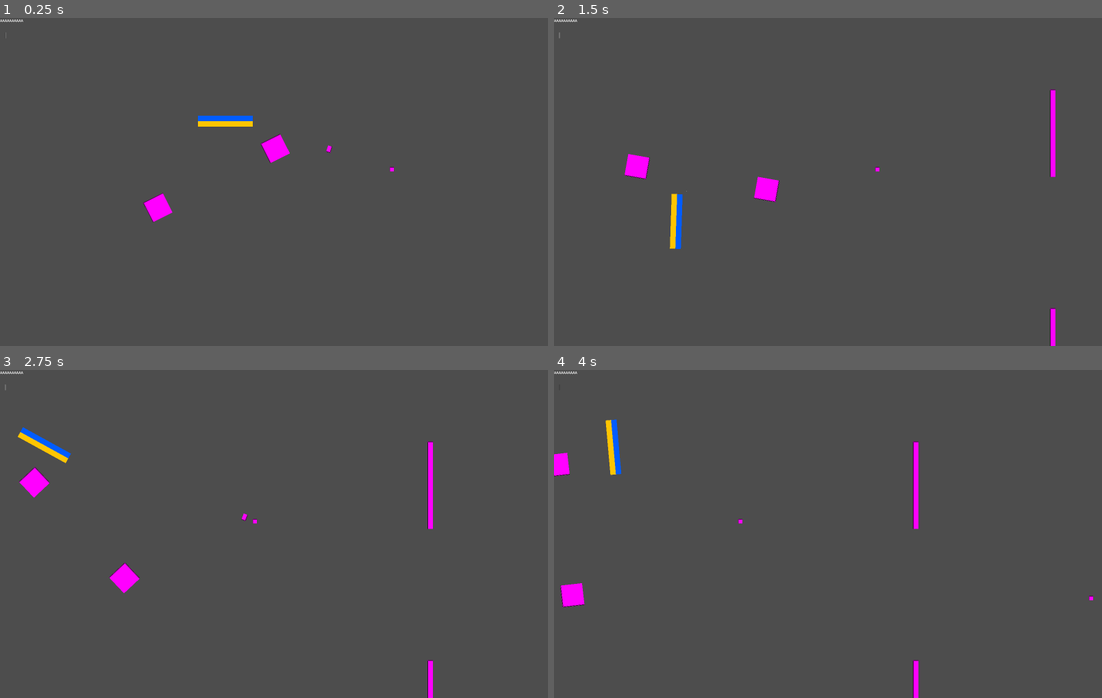
Above: before the commit, frames 1-4 (two rows, left to right).
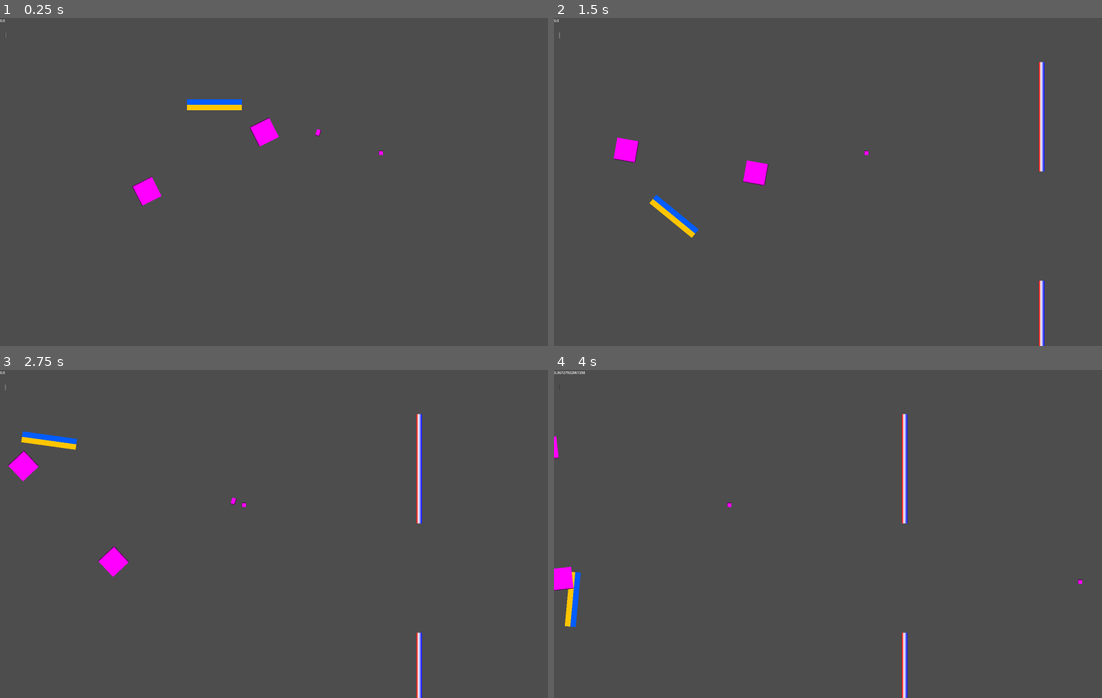
Above: after the commit, the same moments.

Repository: teros0/flappy-drone
Game: Godot game, scene res://scenes/main.tscn
The game is run twice, just before and just after one commit, with the same random seed, the same clock (stepped at 60 frames per second) and the same inputs.
Inputs (mouse positions are in pixels of both pictures, inside the frame that each line leads up to):
- Up to frame 1 (0.25 s): no input
- Up to frame 2 (1.5 s): move the mouse to (948, 165) at 0.52 s; hold Right (ui_right) 0.53-1.28 s; click (948, 165) at 0.67 s; move the mouse to (718, 198) at 1.27 s; hold Left (ui_left) from 1.28 s (still down)
- Up to frame 3 (2.75 s): move the mouse to (328, 461) at 2.02 s; release Left (ui_left) at 2.03 s; hold Right (ui_right) from 2.03 s (still down)
- Up to frame 4 (4 s): move the mouse to (800, 599) at 2.77 s; release Right (ui_right) at 2.78 s; hold Up (ui_up) 2.78-3.53 s; click (800, 599) at 2.92 s; move the mouse to (992, 583) at 3.52 s; hold Left (ui_left) from 3.53 s (still down)

The runs differ from the first frame. In frame 1, 1.8% of the frame differs, in the area x 0-72%, y 0-63%; in frame 2, 2.5%, in the area x 0-92%, y 0-100%; in frame 3, 2.5%; in frame 4, 2.2%.

Commit message:
thrust curve

Diff:
--- a/scenes/camera_system.tscn
+++ b/scenes/camera_system.tscn
@@ -1,19 +1,77 @@
 [gd_scene format=3 uid="uid://6up1jwbf3ebk"]
 
-[ext_resource type="Script" uid="uid://bunye64onlv2t" path="res://scripts/camera_system.gd" id="1_y75u8"]
-[ext_resource type="Script" uid="uid://sc3k0lsj58x3" path="res://scripts/camera_2d.gd" id="2_fyf37"]
+[sub_resource type="GDScript" id="GDScript_hcjyi"]
+script/source = "extends Node2D
+
+@export var scroll_speed: float = 150.0
+@onready var camera = $Camera2D
+@onready var edge_detector = $LeftEdgeDetector
+
+signal player_fell_behind
+
+func _ready():
+	# Connect the signal to detect the player
+	edge_detector.body_entered.connect(_on_body_entered)
+
+	# Position the edge detector at the left edge of the camera view
+	# For a standard 1152x648 window, this would be -576 on X
+	var viewport_width = get_viewport_rect().size.x
+	edge_detector.position.x = -(viewport_width / 2)
+
+func _physics_process(delta):
+	# Move the whole system right
+	position.x += scroll_speed * delta
+
+func _on_body_entered(body):
+	# Check if the thing hitting the edge is your copter/player
+	if body.name == \"Copter\": # Or use a class_name/group
+		player_fell_behind.emit()
+		print(\"Player touched the left edge!\")
+
+
+func _on_accelerate_detector_body_entered(body: Node2D) -> void:
+	if body.name == \"Copter\": # Or use a class_name/group
+		scroll_speed = 500
+		print(\"Acceleraaaaate!\")
+
+
+func _on_middle_detector_body_entered(body: Node2D) -> void:
+	if body.name == \"Copter\": # Or use a class_name/group
+		scroll_speed = 150
+		print(\"hitting mid\")
+"
 
 [sub_resource type="RectangleShape2D" id="RectangleShape2D_y75u8"]
+size = Vector2(20, 1500)
+
+[sub_resource type="RectangleShape2D" id="RectangleShape2D_38il2"]
+size = Vector2(20, 1500)
 
 [node name="CameraSystem" type="Node2D" unique_id=1847921598]
-script = ExtResource("1_y75u8")
+script = SubResource("GDScript_hcjyi")
 
 [node name="Camera2D" type="Camera2D" parent="." unique_id=687491392]
-position = Vector2(1200, 675)
+position = Vector2(1250, 750)
 editor_draw_limits = true
-script = ExtResource("2_fyf37")
 
 [node name="LeftEdgeDetector" type="Area2D" parent="." unique_id=1443158066]
+position = Vector2(0, 750)
 
 [node name="CollisionShape2D" type="CollisionShape2D" parent="LeftEdgeDetector" unique_id=1628259700]
 shape = SubResource("RectangleShape2D_y75u8")
+
+[node name="MiddleDetector" type="Area2D" parent="." unique_id=1134459292]
+position = Vector2(1250, 0)
+
+[node name="CollisionShape2D" type="CollisionShape2D" parent="MiddleDetector" unique_id=603616651]
+position = Vector2(0, 750)
+shape = SubResource("RectangleShape2D_y75u8")
+
+[node name="AccelerateDetector" type="Area2D" parent="." unique_id=864938533]
+
+[node name="CollisionShape2D" type="CollisionShape2D" parent="AccelerateDetector" unique_id=2075764197]
+position = Vector2(1800, 750)
+shape = SubResource("RectangleShape2D_38il2")
+
+[connection signal="body_entered" from="MiddleDetector" to="." method="_on_middle_detector_body_entered"]
+[connection signal="body_entered" from="AccelerateDetector" to="." method="_on_accelerate_detector_body_entered"]
--- a/scenes/construct.tscn
+++ b/scenes/construct.tscn
@@ -3,13 +3,20 @@
 [ext_resource type="Script" uid="uid://dgd7j2ehwjm0l" path="res://scripts/construct.gd" id="1_lsbm4"]
 
 [sub_resource type="RectangleShape2D" id="RectangleShape2D_oh6kn"]
-size = Vector2(100, 500)
-
-[sub_resource type="PlaceholderTexture2D" id="PlaceholderTexture2D_xxgf6"]
 size = Vector2(25, 400)
 
+[sub_resource type="Gradient" id="Gradient_lsbm4"]
+offsets = PackedFloat32Array(0, 0.37048194, 1)
+colors = PackedColorArray(1, 0, 0, 1, 1, 1, 1, 1, 0.003921569, 0.03529412, 1, 1)
+
+[sub_resource type="GradientTexture2D" id="GradientTexture2D_er713"]
+gradient = SubResource("Gradient_lsbm4")
+width = 25
+height = 400
+
 [sub_resource type="SegmentShape2D" id="SegmentShape2D_oh6kn"]
-b = Vector2(0, 17.670452)
+a = Vector2(0, 500)
+b = Vector2(0, -500)
 
 [node name="Construct" type="Node2D" unique_id=885982045]
 script = ExtResource("1_lsbm4")
@@ -21,8 +28,8 @@
 [node name="CollisionShape2D" type="CollisionShape2D" parent="Up" unique_id=2120489518]
 shape = SubResource("RectangleShape2D_oh6kn")
 
-[node name="Sprite2D" type="Sprite2D" parent="Up" unique_id=1949165727]
-texture = SubResource("PlaceholderTexture2D_xxgf6")
+[node name="Sprite2D" type="Sprite2D" parent="Up" unique_id=674587656]
+texture = SubResource("GradientTexture2D_er713")
 
 [node name="Down" type="StaticBody2D" parent="." unique_id=650108534]
 position = Vector2(0, 500)
@@ -32,14 +39,12 @@
 shape = SubResource("RectangleShape2D_oh6kn")
 
 [node name="Sprite2D" type="Sprite2D" parent="Down" unique_id=483756122]
-texture = SubResource("PlaceholderTexture2D_xxgf6")
+texture = SubResource("GradientTexture2D_er713")
 
 [node name="Collider" type="Area2D" parent="." unique_id=463040864]
 metadata/_edit_group_ = true
 
 [node name="CollisionShape2D" type="CollisionShape2D" parent="Collider" unique_id=1967883521]
-position = Vector2(10, -69)
-scale = Vector2(1, 128.2222)
 shape = SubResource("SegmentShape2D_oh6kn")
 
 [node name="VisibleOnScreenNotifier2D" type="VisibleOnScreenNotifier2D" parent="." unique_id=642155193]
--- a/scenes/main.tscn
+++ b/scenes/main.tscn
@@ -43,7 +43,7 @@
 carousel_scene = ExtResource("6_7mycd")
 lift_scene = ExtResource("7_o6xl0")
 soldier_scene = ExtResource("8_tipki")
-walls_scene = ExtResource("4_1bvp3")
+walls_scene = ExtResource("5_tipki")
 
 [node name="Ceiling" parent="." unique_id=885982045 instance=ExtResource("4_1bvp3")]
 process_mode = 4
@@ -70,7 +70,7 @@
 indeterminate = true
 editor_preview_indeterminate = false
 
-[node name="Label" type="Label" parent="HUD" unique_id=1798767414]
+[node name="TotalThrust" type="Label" parent="HUD" unique_id=1798767414]
 offset_right = 40.0
 offset_bottom = 23.0
 text = "AAAAAAAAAA"
--- a/scenes/pair.tscn
+++ b/scenes/pair.tscn
@@ -41,17 +41,3 @@
 offset_bottom = 25.0
 color = Color(1, 0.77254903, 0, 1)
 metadata/_edit_use_anchors_ = true
-
-[node name="Top2" type="ColorRect" parent="BottomGhost" unique_id=738028928]
-offset_left = -125.0
-offset_top = -25.0
-offset_right = 125.0
-color = Color(0, 0.36078432, 1, 1)
-metadata/_edit_use_anchors_ = true
-
-[node name="Bottom2" type="ColorRect" parent="BottomGhost" unique_id=36286618]
-offset_left = -125.0
-offset_right = 125.0
-offset_bottom = 25.0
-color = Color(1, 0.77254903, 0, 1)
-metadata/_edit_use_anchors_ = true
--- a/scripts/camera_system.gd
+++ /dev/null
@@ -1,26 +0,0 @@
-extends Node2D
-
-@export var scroll_speed: float = 150.0
-@onready var camera = $Camera2D
-@onready var edge_detector = $LeftEdgeDetector
-
-signal player_fell_behind
-
-func _ready():
-	# Connect the signal to detect the player
-	edge_detector.body_entered.connect(_on_body_entered)
-
-	# Position the edge detector at the left edge of the camera view
-	# For a standard 1152x648 window, this would be -576 on X
-	var viewport_width = get_viewport_rect().size.x
-	edge_detector.position.x = -(viewport_width / 2)
-
-func _physics_process(delta):
-	# Move the whole system right
-	position.x += scroll_speed * delta
-
-func _on_body_entered(body):
-	# Check if the thing hitting the edge is your copter/player
-	if body.name == "Copter": # Or use a class_name/group
-		player_fell_behind.emit()
-		print("Player touched the left edge!")
--- a/scripts/construct.gd
+++ b/scripts/construct.gd
@@ -47,13 +47,14 @@
 	# Resize the Sprite
 	var sprite = body.get_node_or_null("Sprite2D")
 	if sprite and sprite.texture is GradientTexture2D:
-		sprite.texture.width = 100 # Fixed wall width
+		sprite.texture.width = 25 # Fixed wall width
 		sprite.texture.height = int(height)
 
 	# Resize the CollisionShape
 	var col = body.get_node_or_null("CollisionShape2D")
 	if col and col.shape is RectangleShape2D:
-		col.shape.size = Vector2(100, height)
+		print("here")
+		col.shape.size = Vector2(25, height)
 
 func _on_visible_on_screen_notifier_2d_screen_exited() -> void:
 	queue_free()
--- a/scripts/copter.gd
+++ b/scripts/copter.gd
@@ -2,18 +2,22 @@
 
 signal left_edge_exited
 
-@export var screen_height: float = 1500
-@export var margin: float = 0.0 # Small buffer so the sprite fully disappears before teleporting
+@onready var screen_height: float = get_viewport_rect().end.y
 
 @export var engine_power: float = 7000.0
-@export var torque_power: float = 150000.0
+@export var torque_power: float = 100000.0
 @export var weight_compensation: float = 1.2
+
+@export var effective_thrust :float = 0.0
 
 # New Throttle Logic
 @export var throttle_level: float = 0.3
 @export var throttle_step: float = 0.1
 @export var max_ramp_time: float = 1.5 # Seconds to reach 0.4
 var hold_time: float = 0.0
+
+func _ready():
+	print("DisplayServer.screen_get_size ", get_viewport_rect().end.y)
 
 func _input(event):
 	# Handle Mouse Wheel for Throttle Setting
@@ -23,7 +27,6 @@
 		elif event.button_index == MOUSE_BUTTON_WHEEL_DOWN:
 			throttle_level = clamp(throttle_level - throttle_step, 0.0, 1.0)
 
-	print(throttle_level)
 
 func _physics_process(_delta):
 	var is_thrusting = false
@@ -49,17 +52,17 @@
 
 		# 2. Apply the "Fast then Slow" curve (Square Root)
 		# Starts at 0.1, ends at 0.4
-		var curve_multiplier = 0.5 + (0.5 * sqrt(t))
+		var curve_multiplier = 0.8 + (0.6 * sqrt(t))
 
 		# 3. Combine with your persistent throttle_level
 		# (Multiply by curve_multiplier to make the throttle feel 'damped')
-		var effective_thrust = throttle_level * curve_multiplier
+		effective_thrust = throttle_level * curve_multiplier
 
 		var total_thrust = transform.y * -effective_thrust * engine_power * weight_compensation
 		apply_central_force(total_thrust)
 
-		print("Current Curve Factor: ", 0.5 + (0.8 * sqrt(hold_time / max_ramp_time)))
-		print("Effective Thrust: ", effective_thrust)
+		#print("Current Curve Factor: ", 0.5 + (0.8 * sqrt(hold_time / max_ramp_time)))
+		#print("Effective Thrust: ", effective_thrust)
 
 	if rotation_input != 0:
 		apply_torque(rotation_input * torque_power)
@@ -68,11 +71,11 @@
 	var transform = state.get_transform()
 
 	# Check if we went off the bottom
-	if transform.origin.y > screen_height + margin:
-		transform.origin.y = -margin
+	if transform.origin.y > screen_height:
+		transform.origin.y = 0
 		state.set_transform(transform)
 
 	# Check if we went off the top
-	elif transform.origin.y < -margin:
-		transform.origin.y = screen_height + margin
+	elif transform.origin.y < 0:
+		transform.origin.y = screen_height
 		state.set_transform(transform)
--- a/scripts/main.gd
+++ b/scripts/main.gd
@@ -3,4 +3,4 @@
 func _process(delta: float) -> void:
 	if Input.is_action_just_pressed("reset"):
 		get_tree().reload_current_scene()
-	$HUD/ThrottleBar.value = $PlayerPair/Copter.throttle_level
+	$HUD/TotalThrust.text = str($PlayerPair.effective_thrust2)
--- a/scripts/pair.gd
+++ b/scripts/pair.gd
@@ -1,11 +1,13 @@
 extends Node2D
 
-@export var world_height: float = 1500.0
+@onready var world_height: float = get_viewport_rect().end.y
+@export var effective_thrust2: float
 @onready var copter = $Copter
 @onready var top_ghost = $TopGhost
 @onready var bottom_ghost = $BottomGhost
 
 func _process(_delta):
+	effective_thrust2 = $Copter.effective_thrust
 	# 1. Make ghosts mirror the real drone visually
 	# We use local positions so they stay relative to the pair
 	top_ghost.position = copter.position + Vector2(0, -world_height)
Not shown, removed: scripts/camera_system.gd.uid
